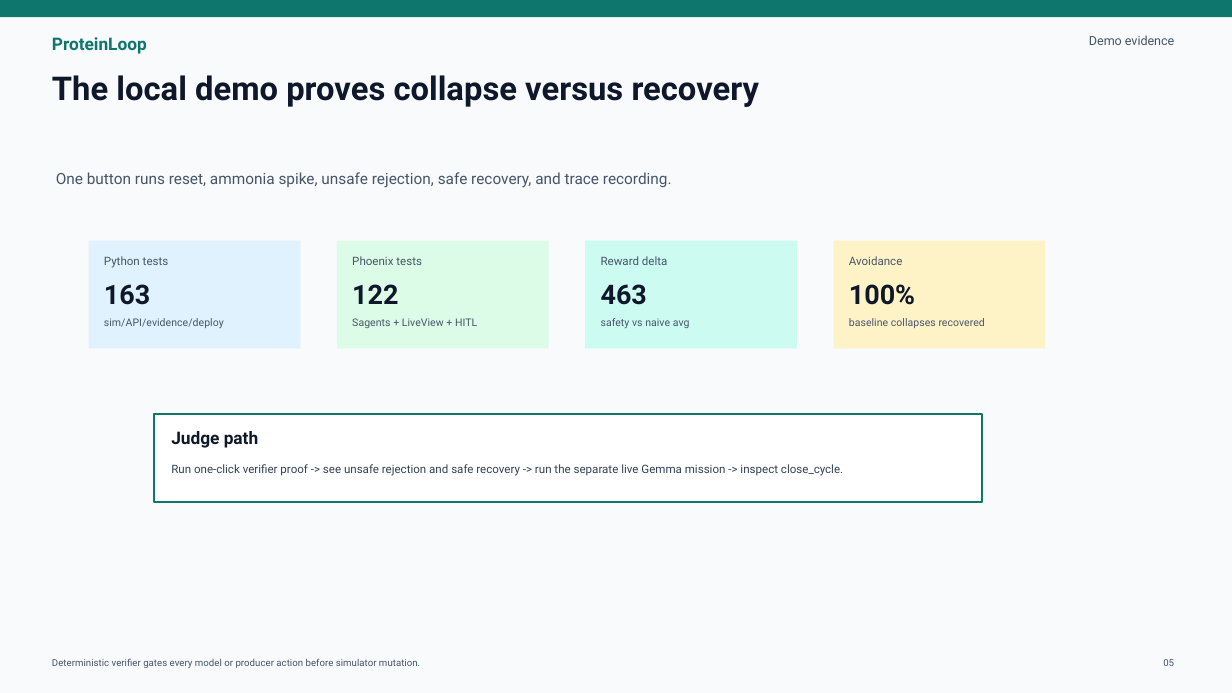
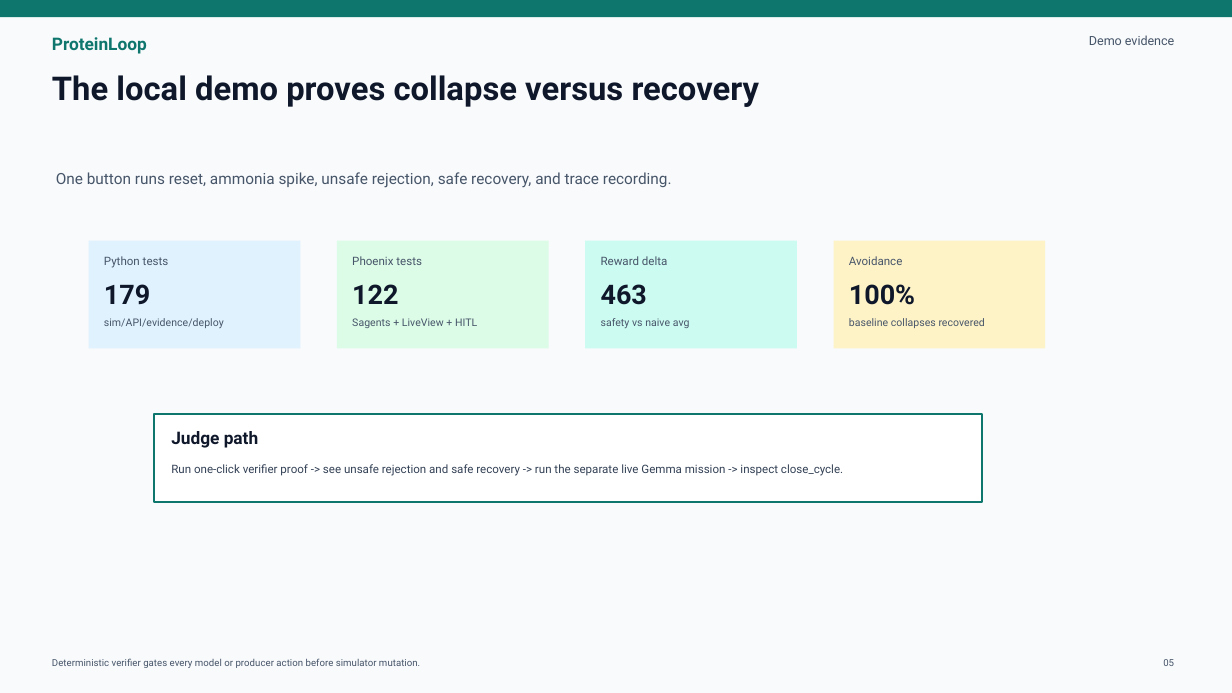
Before and after one commit to Anarpego/ProteinLoop, a slide deck: slide 5 of submission/proteinloop-hackathon-deck.pptx. Drawn at 1232x693 pixels with LibreOffice and Linux fonts; fonts in the diff are those of the drawing. Boxes give left, top, right and bottom in pixels: in the first picture for what was removed or moved away, otherwise in the second. Text is boxed around its words. In the diff, an @@ line names an element or a change of style, - is before the commit and + after.

```diff
--- a/submission/proteinloop-hackathon-deck.pptx
+++ b/submission/proteinloop-hackathon-deck.pptx
@@ text at (x1=104, y1=284, x2=150, y2=304): text changed @@
-163
+179
```
Also in this commit, not shown: 4 other slides changed, 6 other files.
